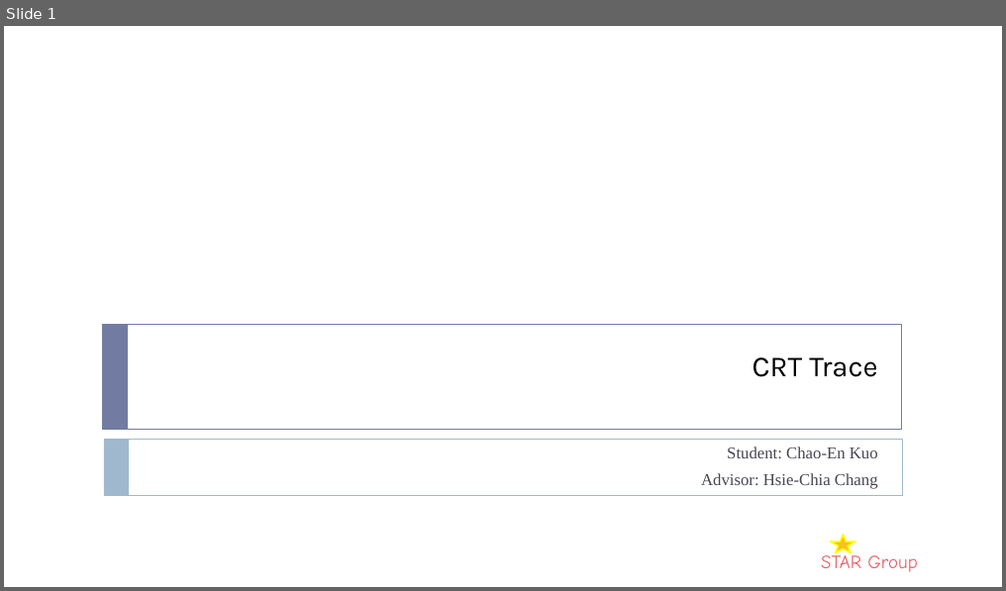
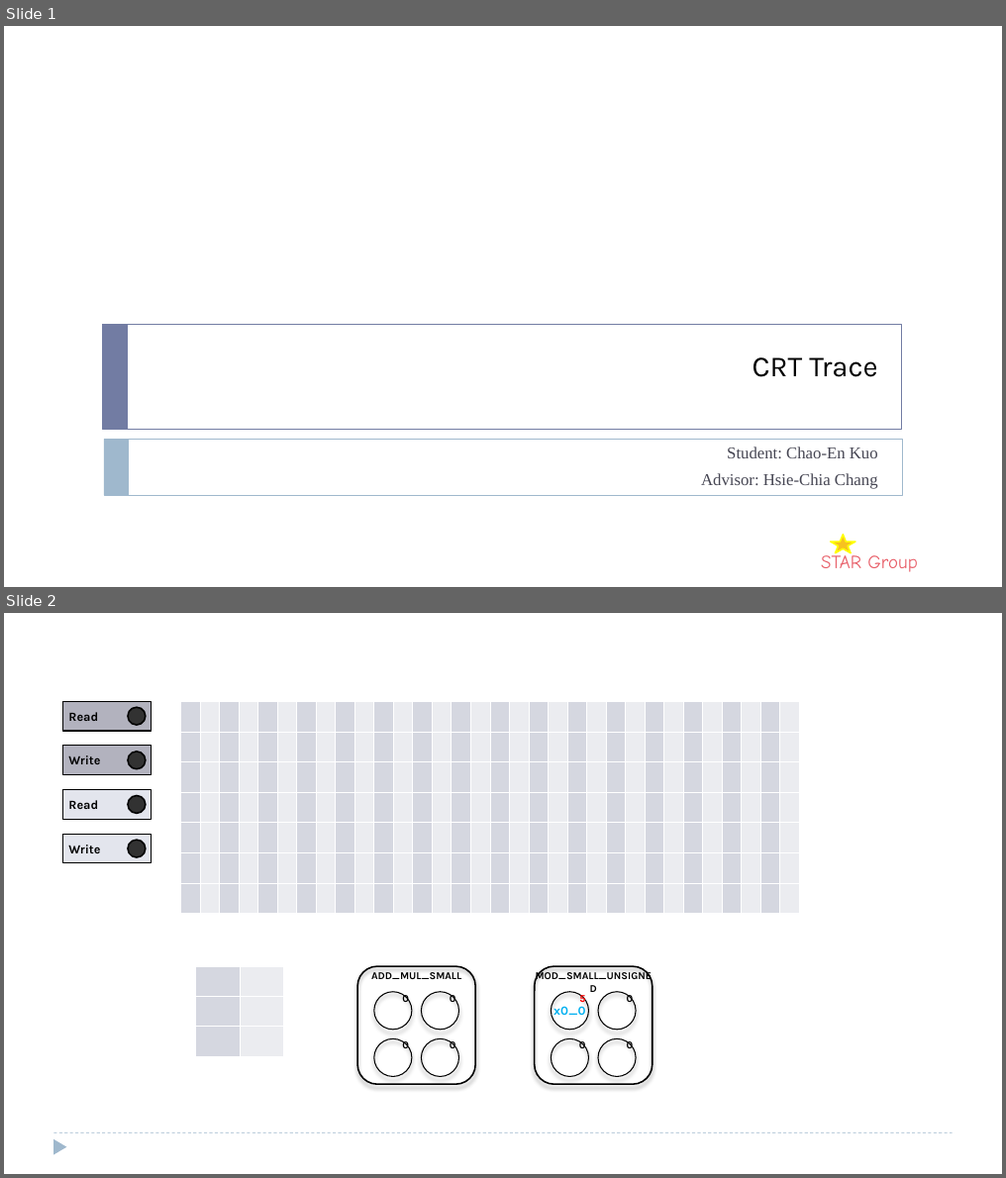
Before and after one commit to ShinjuGoenji/ppt-trace-generator, a slide deck: generated_trace.pptx. Shown one above the other, each under a label of ours: slide 1 before the commit, slides 1 and 2 after it. The pictures are 1006x591 and 1006x1178 pixels, drawn with LibreOffice and Linux fonts; fonts in the diff are those of the drawing; background and template pictures are left out. Boxes give left, top, right and bottom in pixels: in the first picture for what was removed or moved away, otherwise in the second. Text is boxed around its words. In the diff, an @@ line names an element or a change of style, - is before the commit and + after.

```diff
--- a/generated_trace.pptx
+++ b/generated_trace.pptx
@@ slide 2 added at <box>4,613,1002,1174</box>, background #FFFFFF @@
@@ rectangle added at <box>63,701,152,731</box>, fill #B2B2BE, outline #000000 1 pt @@
@@ table added at <box>180,701,804,911</box>, 7 rows, 32 columns @@
+ |  |  |  |  |  |  |  |  |  |  |  |  |  |  |  |  |  |  |  |  |  |  |  |  |  |  |  |  |  |  | 
+ |  |  |  |  |  |  |  |  |  |  |  |  |  |  |  |  |  |  |  |  |  |  |  |  |  |  |  |  |  |  | 
+ |  |  |  |  |  |  |  |  |  |  |  |  |  |  |  |  |  |  |  |  |  |  |  |  |  |  |  |  |  |  | 
+ |  |  |  |  |  |  |  |  |  |  |  |  |  |  |  |  |  |  |  |  |  |  |  |  |  |  |  |  |  |  | 
+ |  |  |  |  |  |  |  |  |  |  |  |  |  |  |  |  |  |  |  |  |  |  |  |  |  |  |  |  |  |  | 
+ |  |  |  |  |  |  |  |  |  |  |  |  |  |  |  |  |  |  |  |  |  |  |  |  |  |  |  |  |  |  | 
+ |  |  |  |  |  |  |  |  |  |  |  |  |  |  |  |  |  |  |  |  |  |  |  |  |  |  |  |  |  |  | 
@@ text added at <box>68,712,98,721</box>, 12 pt, text #000000, bold @@
+Read
@@ ellipse added at <box>128,707,146,725</box>, fill #323232, outline #000000 1.5 pt @@
@@ rectangle added at <box>63,746,152,774</box>, fill #B2B2BE, outline #000000 1 pt @@
@@ text added at <box>68,756,100,764</box>, 12 pt, text #000000, bold @@
+Write
@@ ellipse added at <box>128,752,146,769</box>, fill #323232, outline #000000 1.5 pt @@
@@ rectangle added at <box>63,789,152,819</box>, fill #E3E5ED, outline #000000 1 pt @@
@@ text added at <box>68,800,98,809</box>, 12 pt, text #000000, bold @@
+Read
@@ ellipse added at <box>128,796,146,814</box>, fill #323232, outline #000000 1.5 pt @@
@@ rectangle added at <box>63,834,152,863</box>, fill #E3E5ED, outline #000000 1 pt @@
@@ text added at <box>68,845,100,854</box>, 12 pt, text #000000, bold @@
+Write
@@ ellipse added at <box>128,840,146,858</box>, fill #323232, outline #000000 1.5 pt @@
@@ table added at <box>196,966,284,1057</box>, 3 rows, 2 columns @@
+ | 
+ | 
+ | 
@@ text added at <box>553,1006,586,1015</box>, 12 pt, text #00B0F0, bold @@
+x0_0
@@ group added at <box>357,966,475,1084</box>: 4 ellipses, 1 rounded rectangle, 1 text @@
+ADD_MUL_SMALL
@@ group added at <box>402,994,456,1050</box>: 4 texts @@
+0
+0
+0
+0
@@ group added at <box>535,966,652,1084</box>: 4 ellipses, 1 rounded rectangle, 1 text @@
+MOD_SMALL_UNSIGNED
@@ group added at <box>579,994,634,1051</box>: 4 texts @@
+5
+0
+0
+0
@@ triangle added at <box>54,1140,67,1156</box>, fill #9FB8CD @@
@@ line added from (54, 1134) to (952, 1134), #9FB8CD 0.75 pt dashed @@
```
Also in this commit, not shown: 45 other slides added, 10 slides removed, 5 other files.
